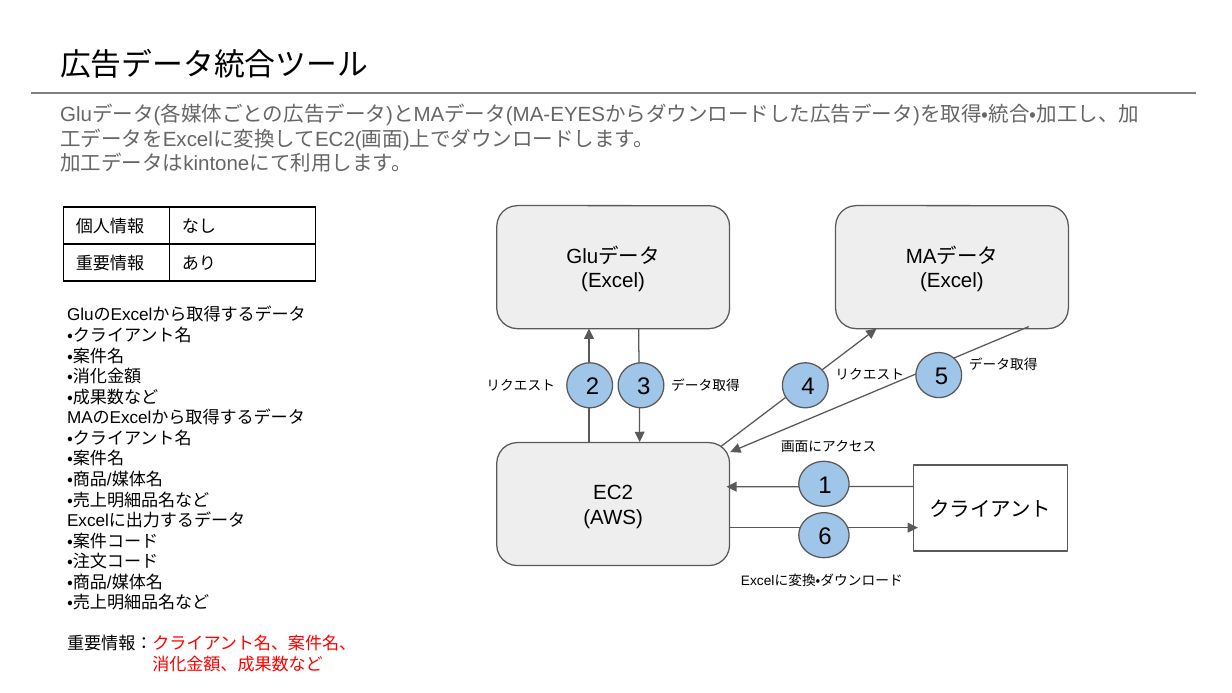
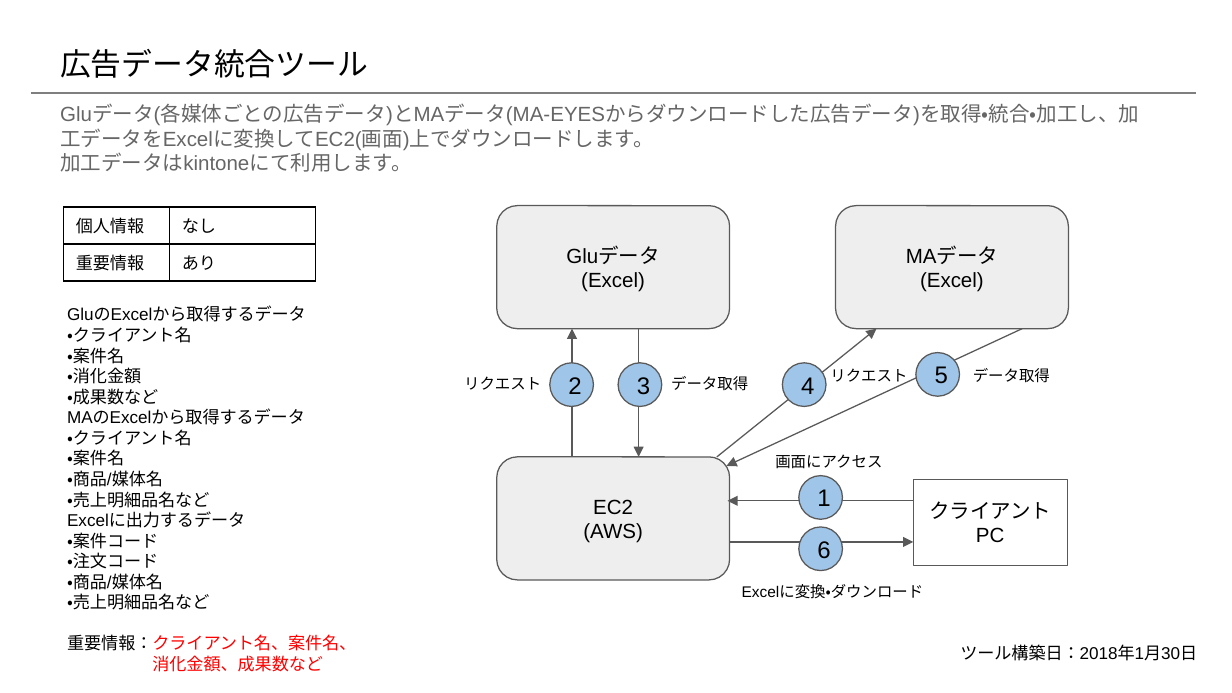
Before and after one commit to prime-x-co-ltd/px-overview, a slide deck: slide 6 of docs/自社開発システム構成図.pptx (slide 10 before the commit). Drawn at 1232x693 pixels with LibreOffice and Linux fonts; fonts in the diff are those of the drawing. Boxes give left, top, right and bottom in pixels: in the first picture for what was removed or moved away, otherwise in the second. Text is boxed around its words. In the diff, an @@ line names an element or a change of style, - is before the commit and + after.

```diff
--- a/docs/自社開発システム構成図.pptx
+++ b/docs/自社開発システム構成図.pptx
@@ arrow moved from (589, 442) - (589, 329) to (572, 457) - (572, 329) @@
@@ arrow moved from (638, 326) - (639, 442) to (638, 326) - (638, 457) @@
@@ arrow moved from (721, 446) - (876, 329) to (717, 457) - (876, 329) @@
@@ arrow moved from (1029, 326) - (731, 452) to (1023, 329) - (727, 466) @@
@@ text "データ取得": place and size @@
-text "データ取得" at [969,357,1038,370]
+text "データ取得" at [973,368,1050,383]
@@ text "リクエスト": place and size @@
-text "リクエスト" at [486,379,555,391]
+text "リクエスト" at [464,376,541,390]
@@ ellipse "2": place and size @@
-ellipse "2" at [567,363,612,408]
+ellipse "2" at [549,363,593,407]
@@ ellipse "1": place and size @@
-ellipse "1" at [798,461,849,505]
+ellipse "1" at [798,476,841,519]
@@ ellipse "1" at [798,476,841,519]: alignment left to centre @@
@@ 1 rounded rectangle, 1 text, 1 rectangle, 1 arrow: place and size @@
-1 rounded rectangle, 1 text, 1 rectangle, 1 arrow at [496,440,1067,565]
+1 rounded rectangle, 1 text, 1 rectangle, 1 arrow at [496,454,1067,580]
@@ ellipse "6" at [798,527,841,570]: alignment left to centre @@
@@ ellipse "6": place and size @@
-ellipse "6" at [798,513,849,557]
+ellipse "6" at [798,527,841,570]
@@ text in rectangle at [976,527,1004,543]: paragraph added @@
+PC
@@ arrow moved from (729, 527) - (918, 527) to (729, 542) - (913, 542) @@
@@ size 8 to 9 pt in 6 elements at [830,366,907,386], [671,376,748,391], [973,368,1050,383], [775,454,882,469], [464,376,541,390], [742,585,924,599] @@
@@ text "Excelに変換・ダウンロード": place and size @@
-text "Excelに変換・ダウンロード" at [741,574,903,586]
+text "Excelに変換・ダウンロード" at [742,585,924,599]
@@ text added at [960,644,1197,661], 10 pt, text #000000 @@
+ツール構築日：2018年1月30日
```
Also in this commit, not shown: 14 other slides changed, 1 other file.
